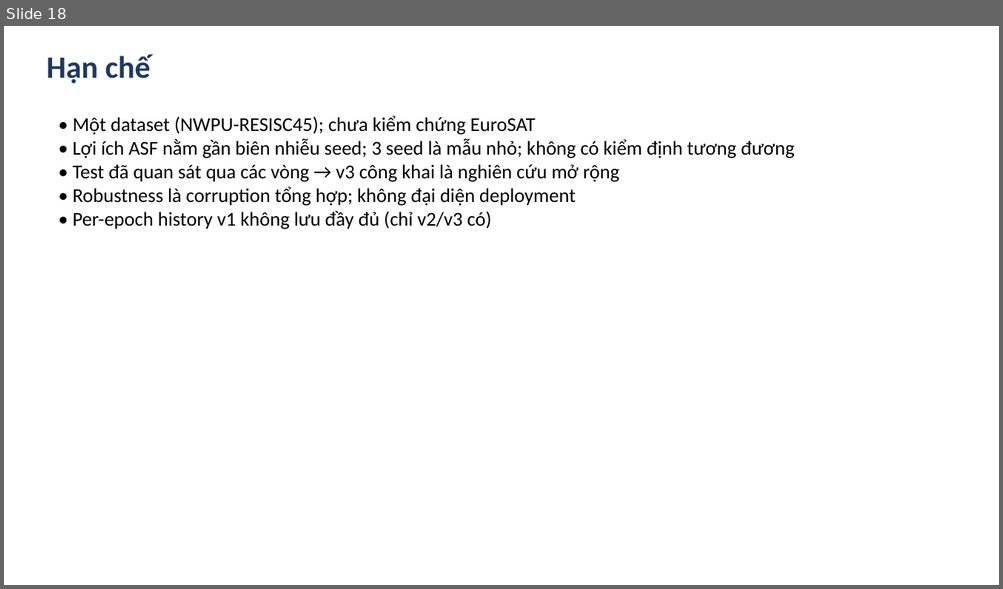
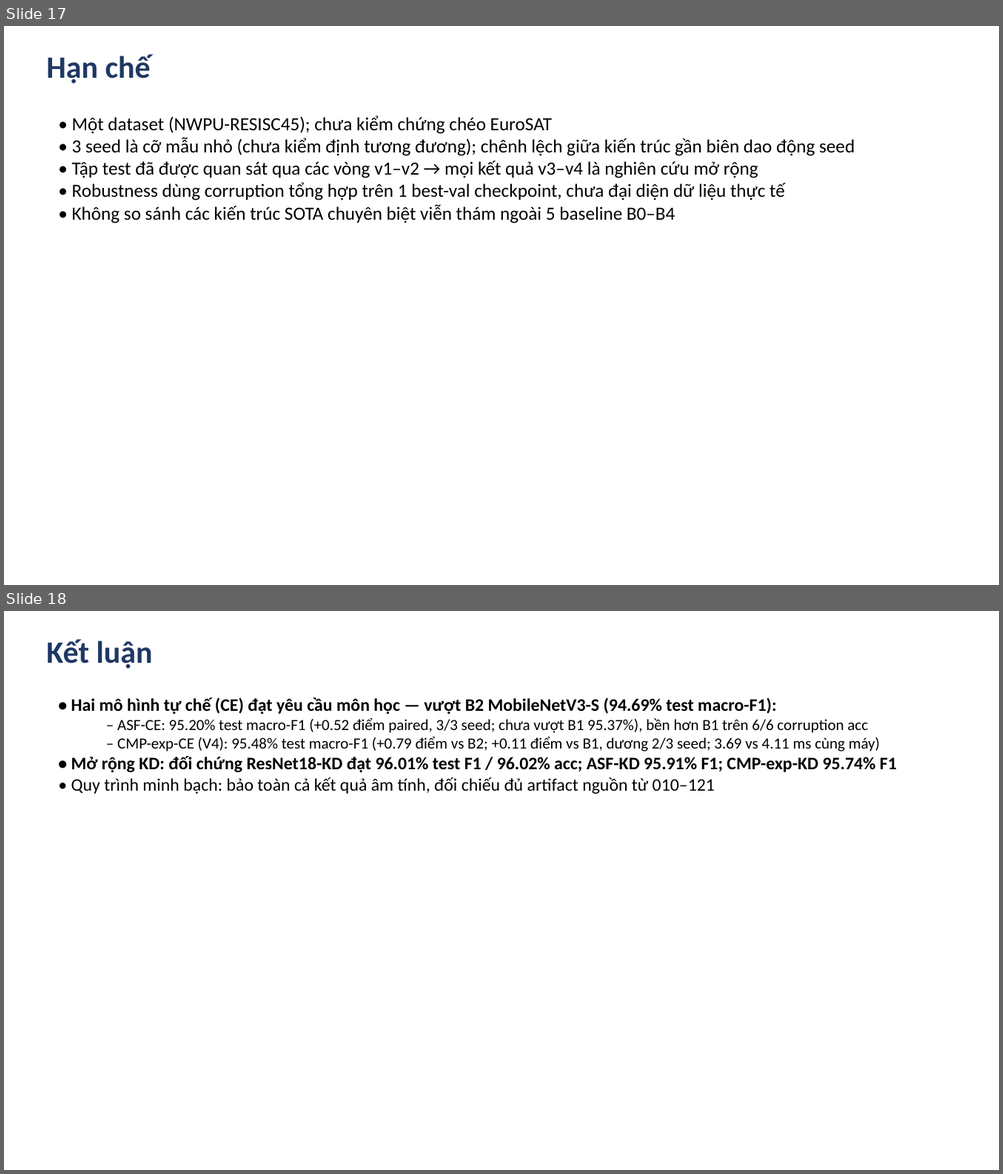
Before and after one commit to bangdang-ai-developer/kaggle-research, a slide deck: deliverables/Slides_cuoi_mon_NWPU_RESISC45.pptx. Shown one above the other, each under a label of ours: slide 18 before the commit, slides 17 and 18 after it. The pictures are 1003x589 and 1003x1174 pixels, drawn with LibreOffice and Linux fonts; fonts in the diff are those of the drawing. Boxes give left, top, right and bottom in pixels: in the first picture for what was removed or moved away, otherwise in the second. Text is boxed around its words. In the diff, an @@ line names an element or a change of style, - is before the commit and + after.

Commit message:
Audit and finalize NWPU-RESISC45 final submission (DOCX, PPTX, ZIP, validator, demo)

```diff
--- a/deliverables/Slides_cuoi_mon_NWPU_RESISC45.pptx
+++ b/deliverables/Slides_cuoi_mon_NWPU_RESISC45.pptx
@@ slide 18 added at [4,611,999,1170], background #FFFFFF @@
@@ text added at [46,639,153,669], 30 pt, text #1F3864, bold @@
+Kết luận
@@ text added at [71,698,896,794], 17 pt, text #000000 @@
+• Hai mô hình tự chế (CE) đạt yêu cầu môn học — vượt B2 MobileNetV3-S (94.69% test macro-F1):
+  – ASF-CE: 95.20% test macro-F1 (+0.52 điểm paired, 3/3 seed; chưa vượt B1 95.37%), bền hơn B1 trên 6/6 corruption acc
+  – CMP-exp-CE (V4): 95.48% test macro-F1 (+0.79 điểm vs B2; +0.11 điểm vs B1, dương 2/3 seed; 3.69 vs 4.11 ms cùng máy)
+• Mở rộng KD: đối chứng ResNet18-KD đạt 96.01% test F1 / 96.02% acc; ASF-KD 95.91% F1; CMP-exp-KD 95.74% F1
+• Quy trình minh bạch: bảo toàn cả kết quả âm tính, đối chiếu đủ artifact nguồn từ 010–121
@@ what was slide 18 is now slide 17 @@
@@ slide 17 changed as well @@
@@ text at [72,116,854,224]: text changed; size 19 to 18 pt @@
-• Một dataset (NWPU-RESISC45); chưa kiểm chứng EuroSAT
-• Lợi ích ASF nằm gần biên nhiễu seed; 3 seed là mẫu nhỏ; không có kiểm định tương đương
-• Test đã quan sát qua các vòng → v3 công khai là nghiên cứu mở rộng
-• Robustness là corruption tổng hợp; không đại diện deployment
-• Per-epoch history v1 không lưu đầy đủ (chỉ v2/v3 có)
+• Một dataset (NWPU-RESISC45); chưa kiểm chứng chéo EuroSAT
+• 3 seed là cỡ mẫu nhỏ (chưa kiểm định tương đương); chênh lệch giữa kiến trúc gần biên dao động seed
+• Tập test đã được quan sát qua các vòng v1–v2 → mọi kết quả v3–v4 là nghiên cứu mở rộng
+• Robustness dùng corruption tổng hợp trên 1 best-val checkpoint, chưa đại diện dữ liệu thực tế
+• Không so sánh các kiến trúc SOTA chuyên biệt viễn thám ngoài 5 baseline B0–B4
```
Also in this commit, not shown: 12 other slides changed, 5 other slides added, 7 slides removed, 24 other files.
